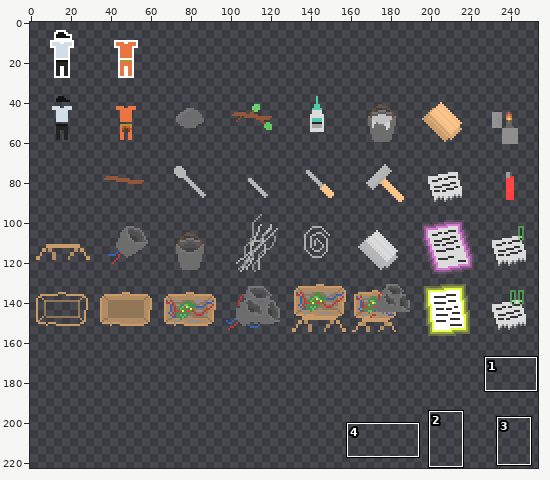
Edited in one commit: sprite sheet (Assets/_sprites/game/items.png). Above: a wide view before the commit, with the close-up outlined.
Close-up. As it was:
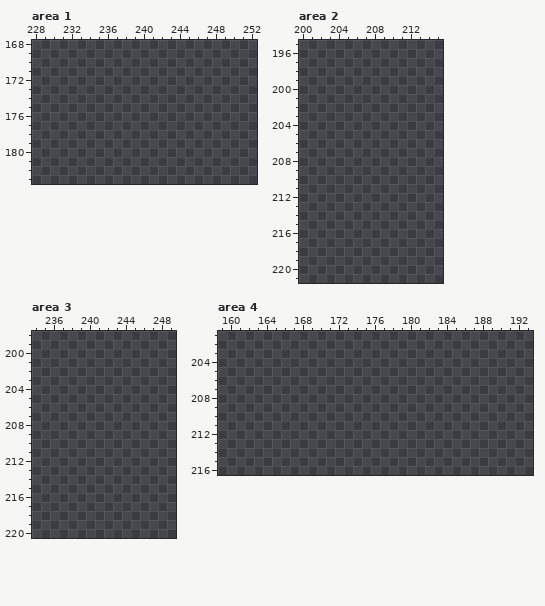
The file is 256x256 pixels. Pixels under 10% opacity are left out. Colours within 5 levels of each other are drawn and written as one. Shown: area 1: x 228..252, y 168..183; area 2: x 200..215, y 195..221; area 3: x 234..249, y 198..220; area 4: x 159..193, y 201..216. The wide view leaves out empty margins. The commit also changed other parts of the picture, which this record leaves out.
After the commit:
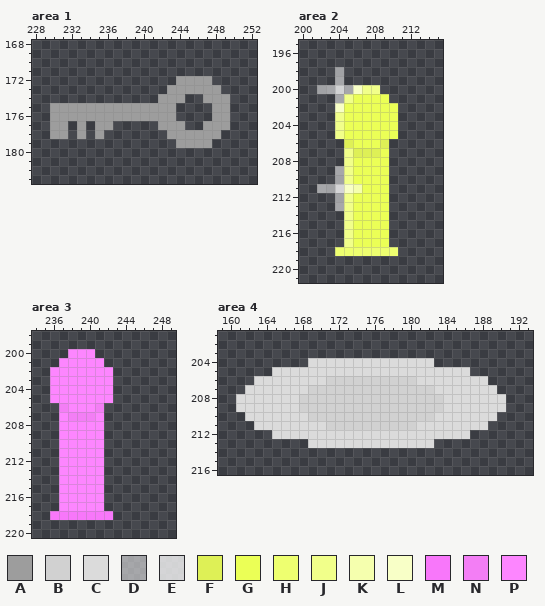
Palette (. is transparent): A #9d9d9d  B #d1d1d1  C #dbdbdb  D #ffffff85  E #ffffffc5  F #def056  G #ebff56  H #eeff70  J #f1ff8a  K #f5ffae  L #f8ffc7  M #f877fa  N #f37ef5  P #fd86ff
Changes in this commit:
Area 1:
Colour A is added in row 172 at x 244 to 247; in row 173 at x 243 to 248; in row 174 at x 242 to 244 and 247 to 249; in rows 175 to 176 at x 230 to 243 and 248 to 249; in row 177 at x 230 to 231, 233, 235 to 236, 242 to 244 and 247 to 249; in row 178 at x 230 to 231, 233, 235 and 243 to 248.
Colour A is added in row 179 at x 244 to 247.
Area 2:
Colour D is added in rows 198 to 199 at x 204; in row 200 at x 202 to 203 and 205; in row 201 at x 204; in rows 209 to 210 at x 204; in row 211 at x 202 to 203; in rows 212 to 213 at x 204.
Colour E is added in row 200 at x 204; in row 211 at x 204.
Colour F is added in row 206 at x 205 and 209; in row 207 at x 206 to 208.
Colour G is added in row 201 at x 206 to 209; in rows 202 to 205 at x 205 to 210; in row 206 at x 206 to 208; in row 207 at x 209; in rows 208 to 210 at x 206 to 209; in row 211 at x 207 to 209.
Colour G is added in rows 212 to 217 at x 206 to 209.
Colour H is added in row 218 at x 204 to 210.
Colour J is added in row 200 at x 207 to 208; in row 201 at x 205; in rows 203 to 205 at x 204; in rows 207 to 210 at x 205; in rows 212 to 217 at x 205.
Colour K is added in row 211 at x 206.
Colour L is added in row 200 at x 206; in row 202 at x 204; in row 211 at x 205.
Area 3:
Colour M is added in row 218 at x 236 to 242.
Colour N is added in row 206 at x 237 and 241; in row 207 at x 238 to 240.
Colour P is added in row 200 at x 238 to 240; in row 201 at x 237 to 241; in rows 202 to 205 at x 236 to 242; in row 206 at x 238 to 240; in row 207 at x 237 and 241; in rows 208 to 217 at x 237 to 241.
Area 4:
Colour B is added in row 206 at x 171 to 180; in row 207 at x 169 to 182; in rows 208 to 209 at x 168 to 183; in row 210 at x 169 to 182; in row 211 at x 171 to 180.
Colour C is added in row 204 at x 169 to 182; in row 205 at x 165 to 186; in row 206 at x 163 to 170 and 181 to 188; in row 207 at x 162 to 168 and 183 to 189; in rows 208 to 209 at x 161 to 167 and 184 to 190; in row 210 at x 162 to 168 and 183 to 189.
Colour C is added in row 211 at x 163 to 170 and 181 to 188; in row 212 at x 165 to 186; in row 213 at x 169 to 182.
Boxes around the changes in both close-ups, in picture pixels (x1, y1, x2, y2):
added: (50, 76, 230, 148)
added: (317, 67, 398, 256)
added: (50, 349, 113, 520)
added: (236, 358, 506, 448)
